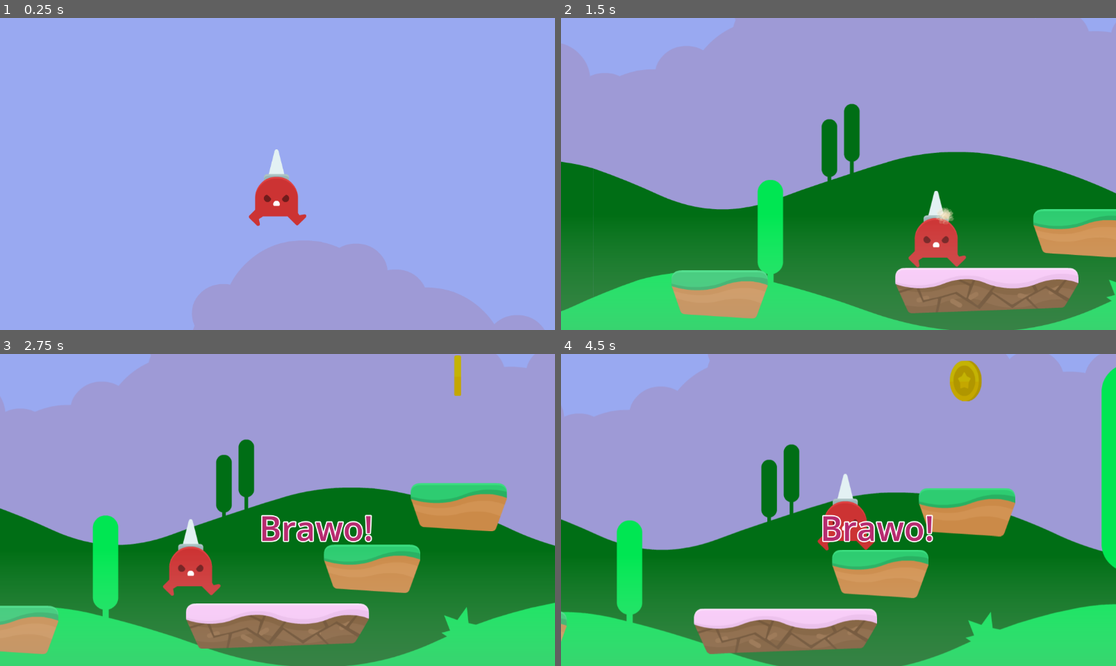
Above: before the commit, frames 1-4 (two rows, left to right).
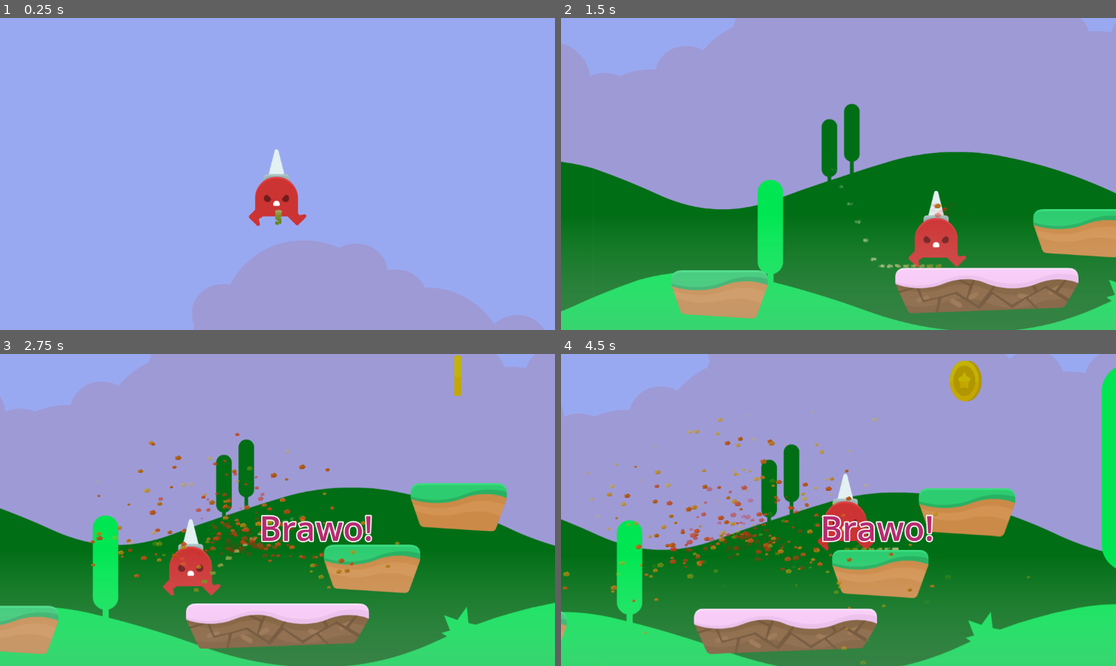
Above: after the commit, the same moments.

Repository: FeniXb3/UD-Platformer-Sample
Game: Godot game, scene res://game.tscn
Same seed, same stepped clock (60 frames per second), same inputs: the game is played once before the commit and once after it.
Inputs:
- Up to frame 1 (0.25 s): no input
- Up to frame 2 (1.5 s): hold D (right) from 0.53 s (still down); tap Space (jump) at 0.77 s
- Up to frame 3 (2.75 s): tap Space (jump) at 1.52 s; release D (right) at 2.03 s; hold A (left) from 2.03 s (still down)
- Up to frame 4 (4.5 s): release A (left) at 2.78 s; hold D (right) 2.78-4.28 s; tap Space (jump) at 3.02, 3.77 s; hold A (left) from 4.28 s (still down)

The runs differ from the first frame. In frame 1, less than 0.1% of the frame differs, in the area x 49-51%, y 61-67%; in frame 2, 0.3%; in frame 3, 1.6%; in frame 4, 2.2%, in the area x 0-85%, y 18-100%.

Commit message:
Last meeting

Diff:
--- a/item.tscn
+++ b/item.tscn
@@ -54,16 +54,27 @@
 [sub_resource type="CurveTexture" id="CurveTexture_3sm4y"]
 curve = SubResource("Curve_bofjp")
 
+[sub_resource type="Gradient" id="Gradient_vtk45"]
+offsets = PackedFloat32Array(0, 0.530055, 1)
+colors = PackedColorArray(1, 0, 0, 1, 0.705882, 0.443137, 0.152941, 1, 1, 1, 0, 1)
+
+[sub_resource type="GradientTexture1D" id="GradientTexture1D_epu4p"]
+gradient = SubResource("Gradient_vtk45")
+
 [sub_resource type="ParticleProcessMaterial" id="ParticleProcessMaterial_g3eoq"]
+lifetime_randomness = 1.0
 particle_flag_rotate_y = true
 particle_flag_disable_z = true
-direction = Vector3(0, 0, 0)
+emission_shape = 1
+emission_sphere_radius = 20.0
+direction = Vector3(0, -250, 0)
 spread = 90.0
-initial_velocity_min = -100.0
-initial_velocity_max = 100.0
-gravity = Vector3(0, 0, 0)
+initial_velocity_min = 89.96
+initial_velocity_max = 289.96
+gravity = Vector3(0, 100, 0)
 scale_min = 0.1
 scale_max = 0.25
+color_ramp = SubResource("GradientTexture1D_epu4p")
 alpha_curve = SubResource("CurveTexture_3sm4y")
 
 [node name="Item" type="Area2D"]
@@ -86,8 +97,8 @@
 
 [node name="GPUParticles2D" type="GPUParticles2D" parent="."]
 emitting = false
-amount = 100
+amount = 700
 process_material = SubResource("ParticleProcessMaterial_g3eoq")
 texture = ExtResource("5_sjfmt")
+lifetime = 3.0
 one_shot = true
-explosiveness = 1.0
--- a/player.tscn
+++ b/player.tscn
@@ -47,6 +47,30 @@
 radius = 56.0
 height = 168.0
 
+[sub_resource type="Curve" id="Curve_c1ywd"]
+_data = [Vector2(0, 0.531599), 0.0, 0.0, 0, 0, Vector2(1, 0), 0.0, 0.0, 0, 0]
+point_count = 2
+
+[sub_resource type="CurveTexture" id="CurveTexture_34wig"]
+curve = SubResource("Curve_c1ywd")
+
+[sub_resource type="Gradient" id="Gradient_y7r25"]
+colors = PackedColorArray(0.381993, 0.495535, 2.88785e-07, 1, 1, 1, 1, 1)
+
+[sub_resource type="GradientTexture1D" id="GradientTexture1D_m7l1i"]
+gradient = SubResource("Gradient_y7r25")
+
+[sub_resource type="ParticleProcessMaterial" id="ParticleProcessMaterial_yx7g2"]
+particle_flag_disable_z = true
+emission_shape = 3
+emission_box_extents = Vector3(5, 2, 1)
+spread = 90.0
+gravity = Vector3(0, 0, 0)
+scale_min = 4.58
+scale_max = 4.58
+color_ramp = SubResource("GradientTexture1D_m7l1i")
+alpha_curve = SubResource("CurveTexture_34wig")
+
 [node name="Player" type="CharacterBody2D"]
 position = Vector2(78, 123)
 collision_layer = 2
@@ -71,3 +95,10 @@
 position_smoothing_enabled = true
 drag_horizontal_enabled = true
 drag_vertical_enabled = true
+
+[node name="GPUParticles2D" type="GPUParticles2D" parent="."]
+position = Vector2(2, 77)
+amount = 200
+process_material = SubResource("ParticleProcessMaterial_yx7g2")
+lifetime = 0.5
+randomness = 1.0
Not shown, added: export_presets.cfg
Not shown: 1 places in item.tscn that only renumber resources
Not shown: 1 places in player.tscn that only renumber resources
